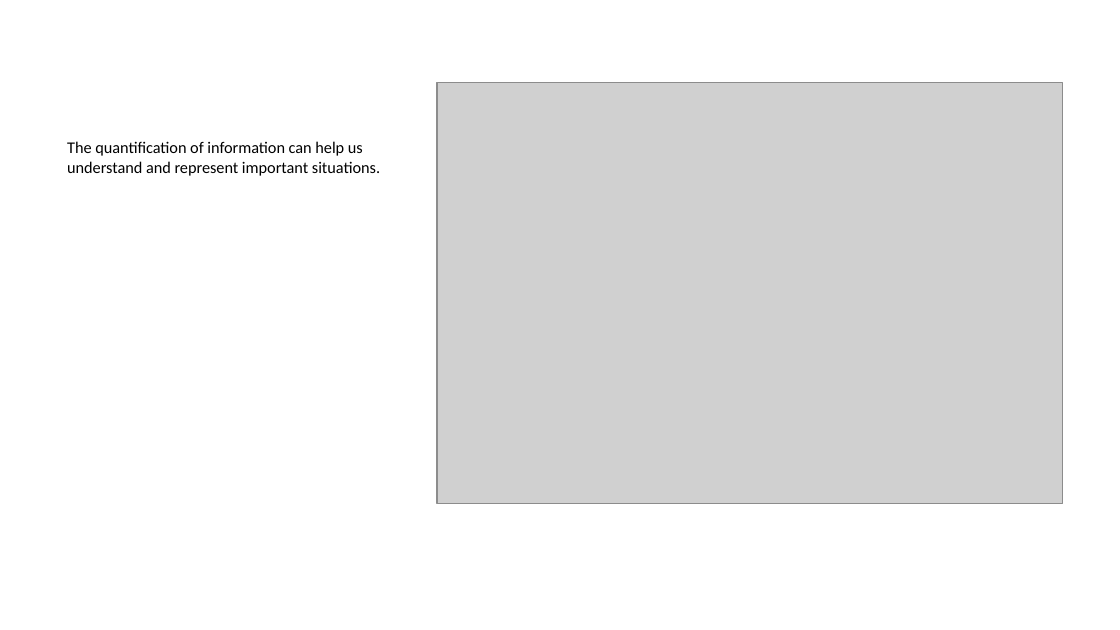
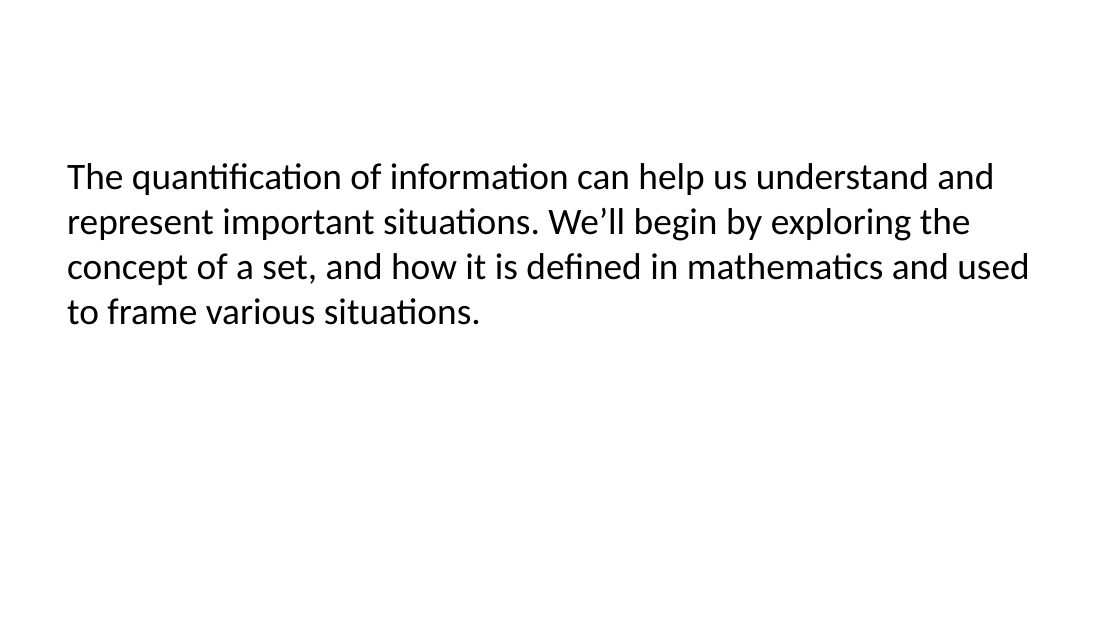
Before and after one commit to data-202/fa24, a slide deck: slide 14 of docs/weeks/week02.pptx (slide 15 before the commit). Drawn at 1120x630 pixels with LibreOffice and Linux fonts; fonts in the diff are those of the drawing; grey boxes stand for pictures. Boxes give left, top, right and bottom in pixels: in the first picture for what was removed or moved away, otherwise in the second. Text is boxed around its words. In the diff, an @@ line names an element or a change of style, - is before the commit and + after.

```diff
--- a/docs/weeks/week02.pptx
+++ b/docs/weeks/week02.pptx
@@ picture removed at (x1=437, y1=83, x2=1062, y2=504) @@
@@ text at (x1=67, y1=163, x2=1029, y2=325): text changed; size 10.5 to 24 pt @@
-The quantification of information can help us understand and represent important situations.
+The quantification of information can help us understand and represent important situations. We’ll begin by exploring the concept of a set, and how it is defined in mathematics and used to frame various situations.
```
Also in this commit, not shown: 1 other slide changed, 1 slide removed, 18 other files.
